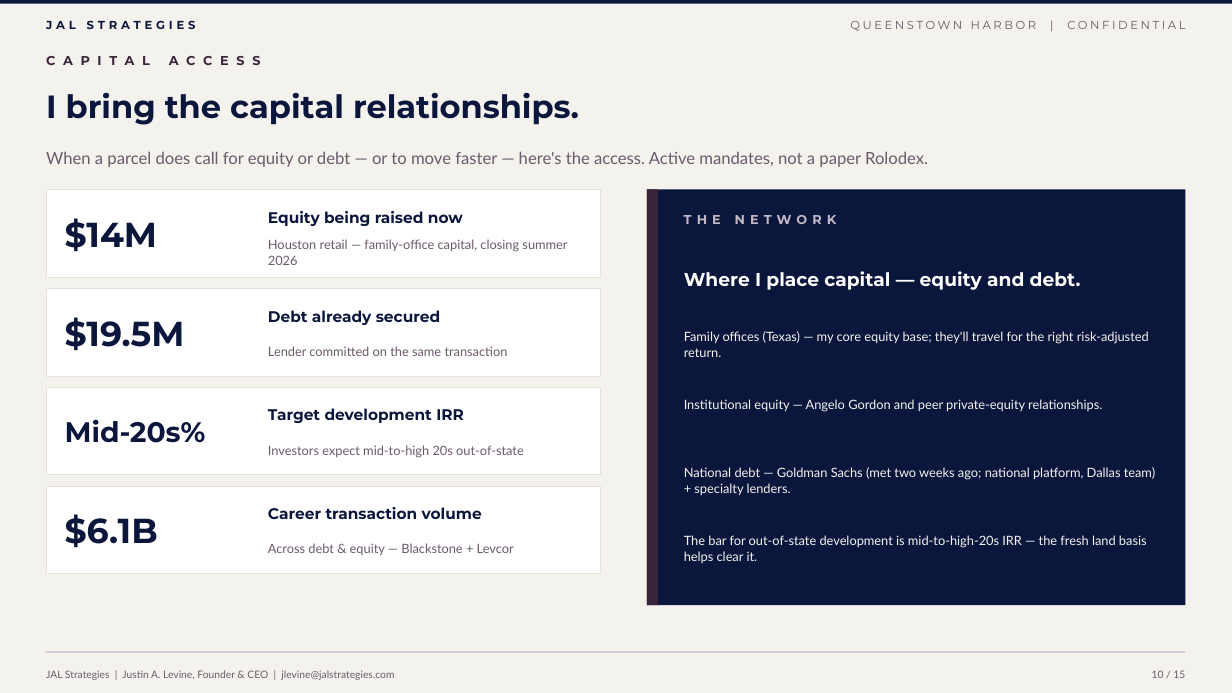
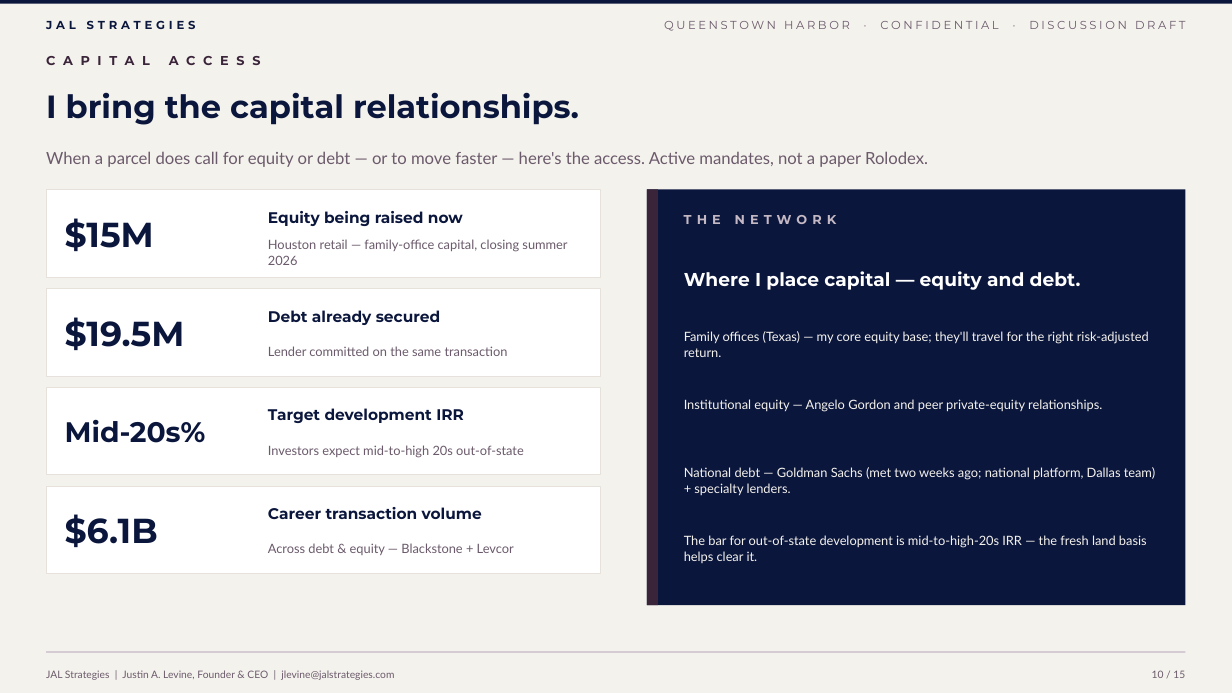
Before and after one commit to jlevine711/Apex, a slide deck: slide 10 of JAL_Queenstown_Harbor_Proposal.pptx. Drawn at 1232x693 pixels with LibreOffice and Linux fonts; fonts in the diff are those of the drawing. Boxes give left, top, right and bottom in pixels: in the first picture for what was removed or moved away, otherwise in the second. Text is boxed around its words. In the diff, an @@ line names an element or a change of style, - is before the commit and + after.

```diff
--- a/JAL_Queenstown_Harbor_Proposal.pptx
+++ b/JAL_Queenstown_Harbor_Proposal.pptx
@@ text at (664,21,1186,31): text changed @@
-QUEENSTOWN HARBOR | CONFIDENTIAL
+QUEENSTOWN HARBOR · CONFIDENTIAL · DISCUSSION DRAFT
@@ text at (65,218,154,251): text changed @@
-$14M
+$15M
```
Also in this commit, not shown: 14 other slides changed, 10 other files.
